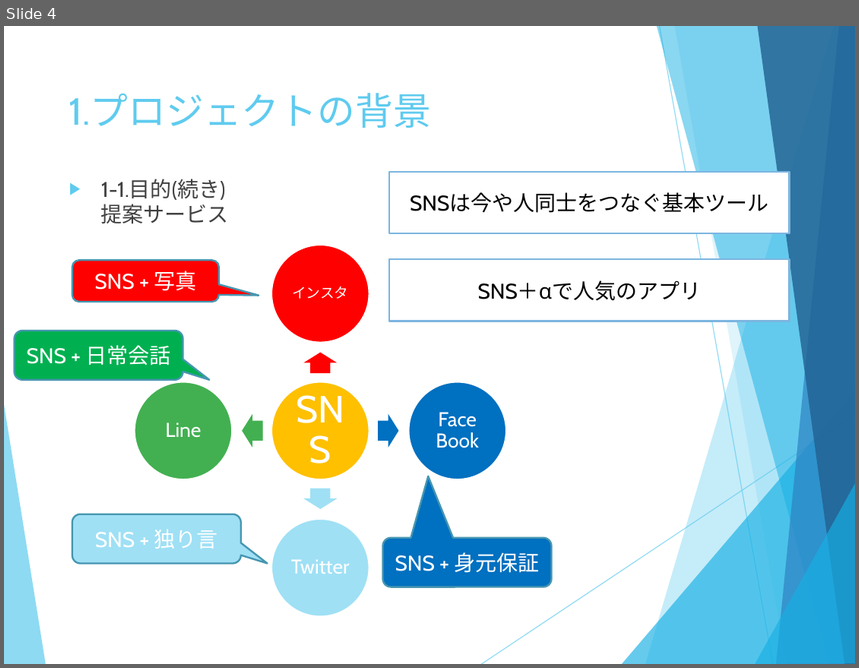
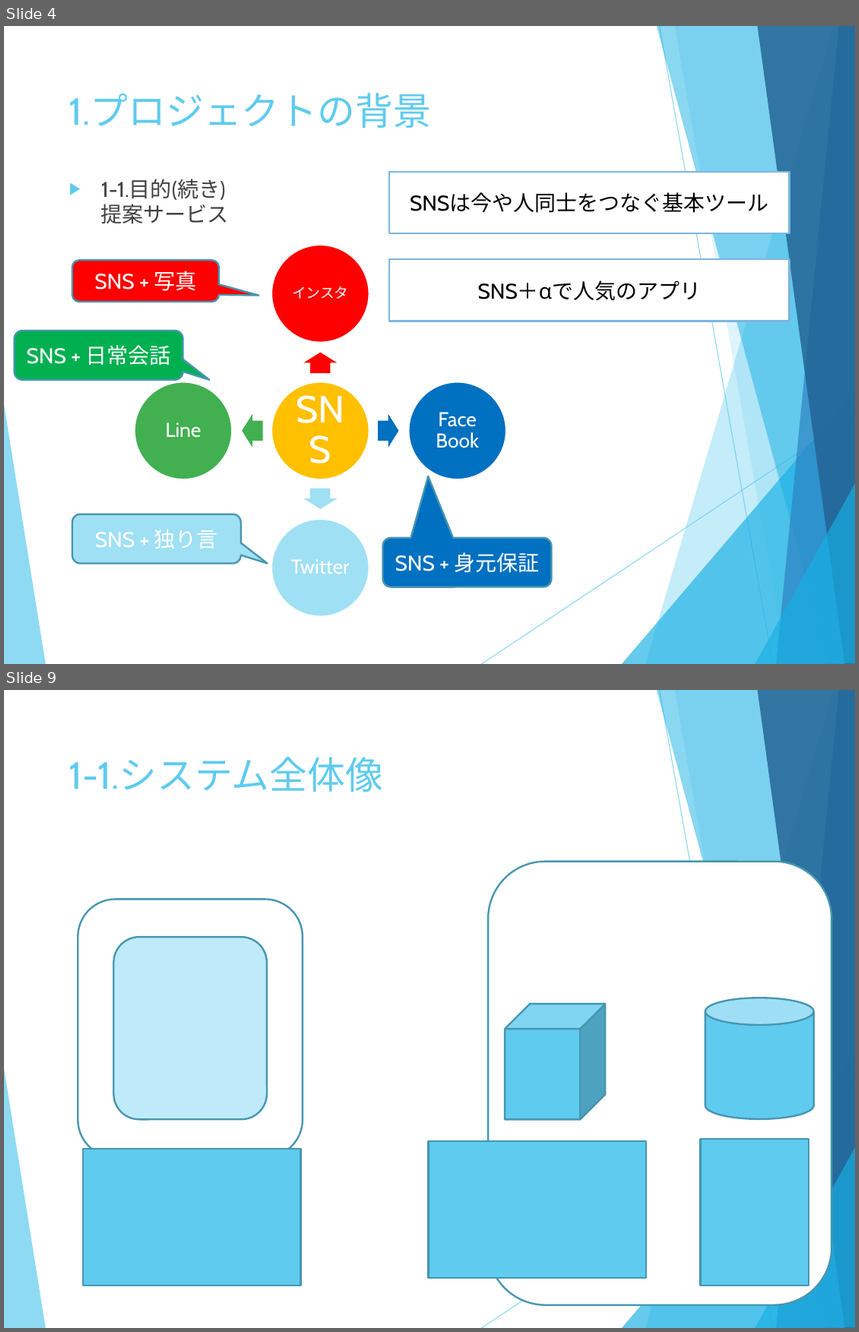
Before and after one commit to junteruki/Muscle-training-SNS, a slide deck: MuscleSNS_企画書兼要件定義書_照屋_v1.pptx. Shown one above the other, each under a label of ours: slide 4 before the commit, slides 4 and 9 after it; the slides between them are not shown. The pictures are 859x668 and 859x1332 pixels, drawn with LibreOffice and Linux fonts; fonts in the diff are those of the drawing. Boxes give left, top, right and bottom in pixels: in the first picture for what was removed or moved away, otherwise in the second. Text is boxed around its words. In the diff, an @@ line names an element or a change of style, - is before the commit and + after.

```diff
--- a/MuscleSNS_企画書兼要件定義書_照屋_v1.pptx
+++ b/MuscleSNS_企画書兼要件定義書_照屋_v1.pptx
@@ slide 9 added at (x1=4, y1=690, x2=855, y2=1328), background #FFFFFF; not listed: 10 template elements that a slide beside it also shows @@
@@ title added at (x1=69, y1=757, x2=383, y2=792), 32 pt, text #5FCBEF @@
+1-1.システム全体像
@@ rounded rectangle added at (x1=488, y1=862, x2=832, y2=1306), fill #FFFFFF, outline #4696B1 1.5 pt @@
@@ rounded rectangle added at (x1=78, y1=900, x2=303, y2=1157), fill #FFFFFF, outline #4696B1 1.5 pt @@
@@ rounded rectangle added at (x1=113, y1=937, x2=267, y2=1119), fill #BFEAF9, outline #4696B1 1.5 pt @@
@@ cube added at (x1=506, y1=1004, x2=606, y2=1120), fill #5FCBEF, outline #4696B1 1.5 pt @@
@@ cylinder added at (x1=705, y1=998, x2=814, y2=1120), fill #5FCBEF, outline #4696B1 1.5 pt @@
@@ rectangle added at (x1=429, y1=1141, x2=647, y2=1278), fill #5FCBEF, outline #4696B1 1.5 pt @@
@@ rectangle added at (x1=700, y1=1138, x2=808, y2=1286), fill #5FCBEF, outline #4696B1 1.5 pt @@
@@ rectangle added at (x1=83, y1=1149, x2=301, y2=1286), fill #5FCBEF, outline #4696B1 1.5 pt @@
```
Also in this commit, not shown: 4 other slides added, 1 slide removed.
